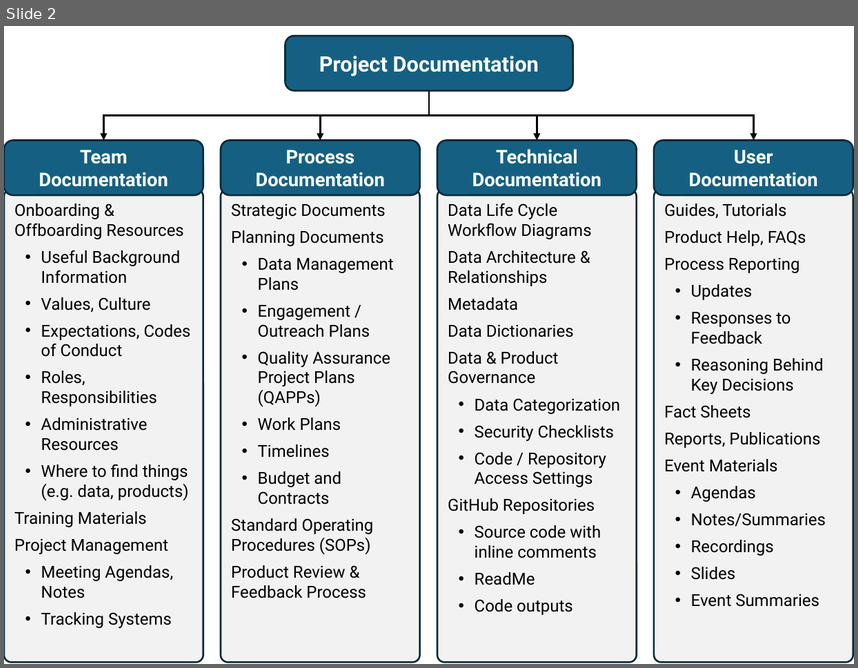
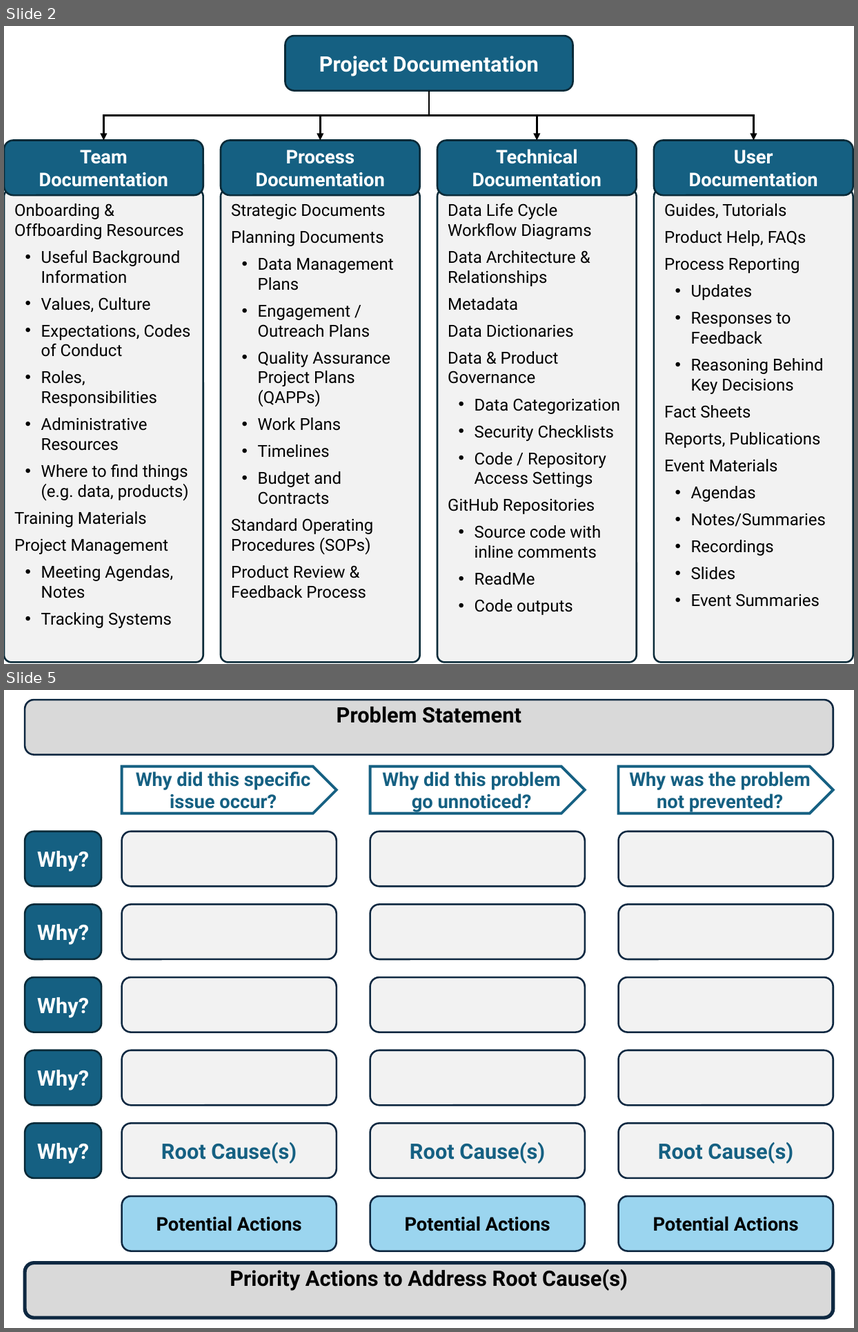
Before and after one commit to CAWaterBoardDataCenter/equity-data-handbook, a slide deck: images/graphics.pptx. Shown one above the other, each under a label of ours: slide 2 before the commit, slides 2 and 5 after it; the slides between them are not shown. The pictures are 858x668 and 858x1332 pixels, drawn with LibreOffice and Linux fonts; fonts in the diff are those of the drawing. Boxes give left, top, right and bottom in pixels: in the first picture for what was removed or moved away, otherwise in the second. Text is boxed around its words. In the diff, an @@ line names an element or a change of style, - is before the commit and + after.

Commit message:
Add Root Cause Analysis content

```diff
--- a/images/graphics.pptx
+++ b/images/graphics.pptx
@@ slide 5 added at (x1=4, y1=690, x2=854, y2=1328), background #FFFFFF @@
@@ rounded rectangle added at (x1=25, y1=700, x2=833, y2=755), fill #D9D9D9, outline #0E2841 1.5 pt, 18 pt, text #000000, bold @@
+Problem Statement
@@ pentagon arrow added at (x1=122, y1=767, x2=337, y2=814), fill #FFFFFF, outline #156082 2.25 pt, 16 pt, text #156082, bold @@
+Why did this specific issue occur?
@@ pentagon arrow added at (x1=370, y1=767, x2=586, y2=814), fill #FFFFFF, outline #156082 2.25 pt, 16 pt, text #156082, bold @@
+Why did this problem go unnoticed?
@@ pentagon arrow added at (x1=619, y1=767, x2=833, y2=814), fill #FFFFFF, outline #156082 2.25 pt, 16 pt, text #156082, bold @@
+Why was the problem not prevented?
@@ group added at (x1=25, y1=831, x2=833, y2=887): 4 rounded rectangles @@
+Why?
@@ group added at (x1=25, y1=904, x2=833, y2=960): 4 rounded rectangles @@
+Why?
@@ group added at (x1=25, y1=977, x2=833, y2=1032): 4 rounded rectangles @@
+Why?
@@ group added at (x1=25, y1=1050, x2=833, y2=1105): 4 rounded rectangles @@
+Why?
@@ group added at (x1=25, y1=1123, x2=833, y2=1178): 4 rounded rectangles @@
+Why?
+Root Cause(s)
+Root Cause(s)
+Root Cause(s)
@@ rounded rectangle added at (x1=122, y1=1196, x2=337, y2=1251), fill #9BD5EF, outline #0E2841 1.5 pt, 16 pt, text #000000, bold @@
+Potential Actions
@@ rounded rectangle added at (x1=370, y1=1196, x2=586, y2=1251), fill #9BD5EF, outline #0E2841 1.5 pt, 16 pt, text #000000, bold @@
+Potential Actions
@@ rounded rectangle added at (x1=619, y1=1196, x2=833, y2=1251), fill #9BD5EF, outline #0E2841 1.5 pt, 16 pt, text #000000, bold @@
+Potential Actions
@@ rounded rectangle added at (x1=25, y1=1262, x2=833, y2=1317), fill #D9D9D9, outline #0E2841 3 pt, 18 pt, text #000000, bold @@
+Priority Actions to Address Root Cause(s)
```
Also in this commit, not shown: 3 other slides added, 2 other files.
